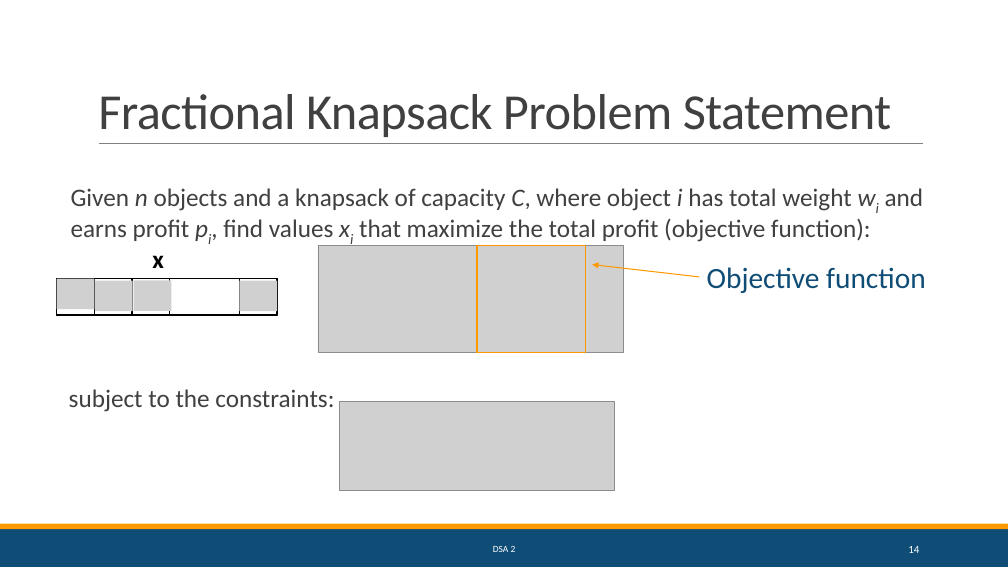
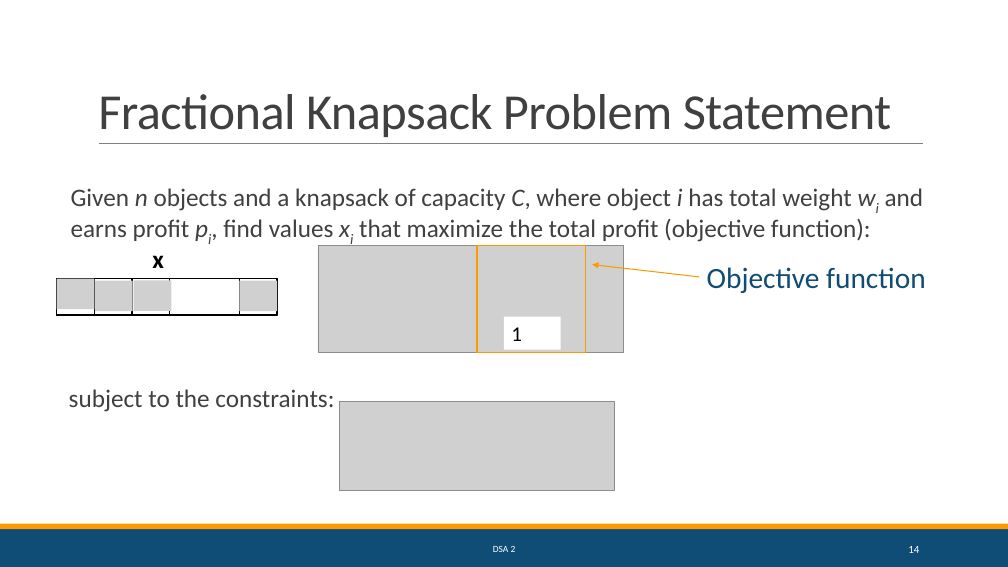
Before and after one commit to natebrunelle/cs4102_su20, a slide deck: slide 14 of markdown/files/slides/lecture14_greedy_knapsack.pptx. Drawn at 1008x567 pixels with LibreOffice and Linux fonts; fonts in the diff are those of the drawing; grey boxes stand for pictures. Boxes give left, top, right and bottom in pixels: in the first picture for what was removed or moved away, otherwise in the second. Text is boxed around its words. In the diff, an @@ line names an element or a change of style, - is before the commit and + after.

Commit message:
mst-lecture
added slides and updated links.yaml for the mst lecture

```diff
--- a/markdown/files/slides/lecture14_greedy_knapsack.pptx
+++ b/markdown/files/slides/lecture14_greedy_knapsack.pptx
@@ rectangle added at bbox=[504, 317, 561, 350], fill #FFFFFF, 20 pt, text #000000 @@
+1
```
Also in this commit, not shown: 1 other slide changed, 2 other files.
